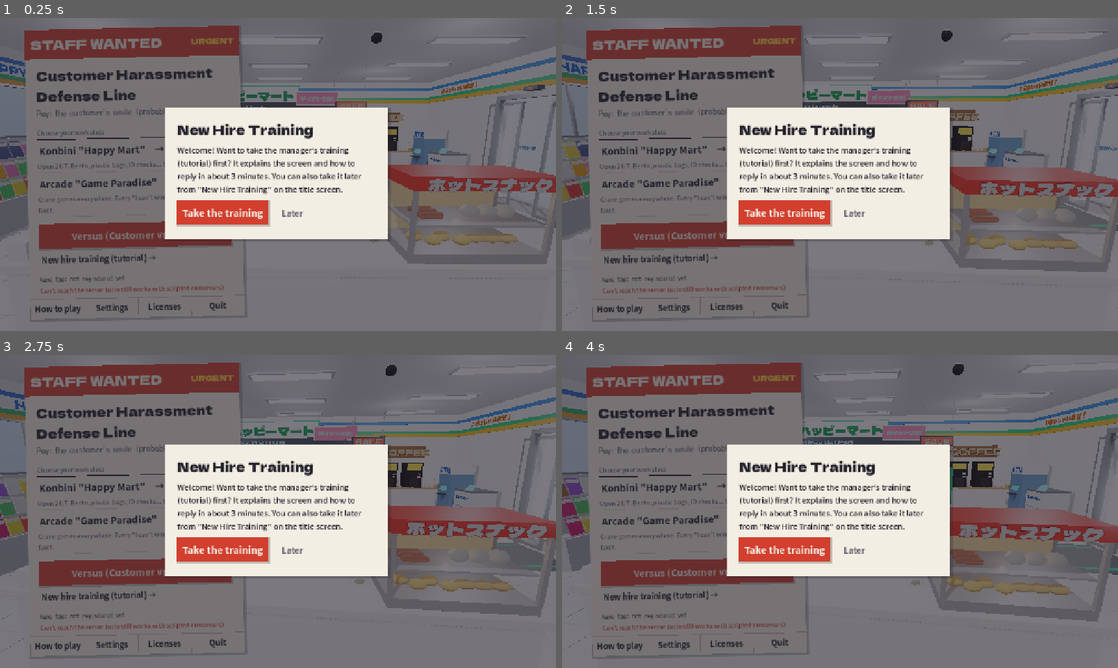
Above: before the commit, frames 1-4 (two rows, left to right).
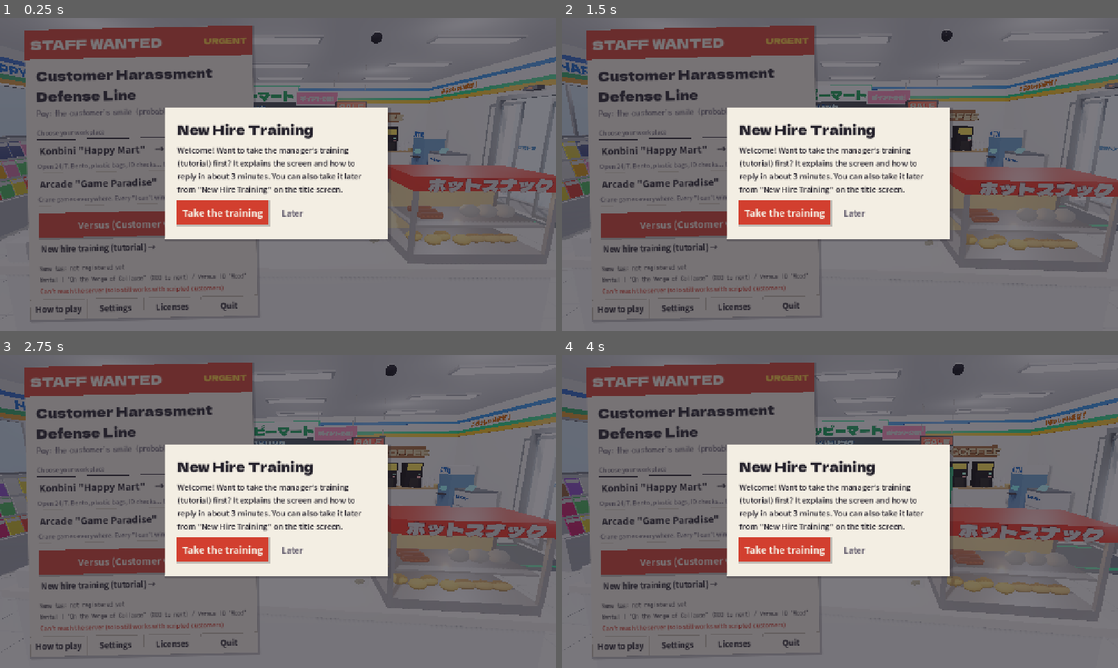
Above: after the commit, the same moments.

Repository: chirk2926/cus-hara
Game: Godot game, scene res://scenes/main.tscn
Same seed, same stepped clock (60 frames per second), same inputs: the game is played once before the commit and once after it.
Inputs:
- Up to frame 1 (0.25 s): no input
- Up to frame 2 (1.5 s): click "Versus (Customer vs Clerk)" at 0.5 s; click "Settings" at 1.25 s
- Up to frame 3 (2.75 s): click "Arcade 'Game Paradise' →" at 2 s
- Up to frame 4 (4 s): click "Arcade 'Game Paradise' →" at 2.75 s; click "Konbini 'Happy Mart' →" at 3.5 s

The runs differ from the first frame. In frame 1, 3.5% of the frame differs, in the area x 6-47%, y 2-97%; in frame 2, 3.5%; in frame 3, 3.5%; in frame 4, 3.5%.

Commit message:
メンタルランク（A: 通常モード・経験値、B: 素材型・対戦のレート）を追加。タイトル・ロビー・タイムカード・対戦の結果に表示 [shots]
- 1〜20。A はシフトの経験値（仮: 200＋合計点）、B はレート（仮: 1000で10、60ごとに1）
- 名前は英語・中国語にも訳した
- docs/SPEC.md 17節、REQUIREMENTS_LOG #72

Co-Authored-By: Claude Opus 5.5 <noreply@anthropic.com>
Claude-Session: https://claude.ai/code/session_01JYwB7s6GDQVgQByaD9m4SW

Diff:
--- a/data/i18n/en.json
+++ b/data/i18n/en.json
@@ -419,5 +419,50 @@
 	"新人": "Rookie",
 	"出勤": "Clock in",
 	"退勤": "Clock out",
-	"自称ハタチ": "The \"Totally 20\" Kid"
+	"自称ハタチ": "The \"Totally 20\" Kid",
+	"崩壊寸前": "On the Verge of Collapse",
+	"限界ギリギリ": "At the Breaking Point",
+	"ボロボロ": "Worn to Shreds",
+	"絶不調": "Total Slump",
+	"ぐらつき": "Wobbly",
+	"ビクビク": "Jumpy",
+	"動揺": "Shaken",
+	"ざわつき": "Uneasy",
+	"ぎこちない": "Awkward",
+	"まずまず": "So-So",
+	"平常心": "Composed",
+	"落ち着き": "Calm",
+	"安定": "Steady",
+	"しなやか": "Resilient",
+	"堅実": "Solid",
+	"動じない": "Unshakable",
+	"不屈": "Indomitable",
+	"鋼の心": "Heart of Steel",
+	"明鏡止水": "Still Water, Clear Mirror",
+	"悟り": "Enlightened",
+	"豆腐": "Tofu",
+	"綿あめ": "Cotton Candy",
+	"プリン": "Pudding",
+	"薄氷": "Thin Ice",
+	"ガラス": "Glass",
+	"紙": "Paper",
+	"粘土": "Clay",
+	"ゴム": "Rubber",
+	"竹": "Bamboo",
+	"木": "Wood",
+	"石": "Stone",
+	"レンガ": "Brick",
+	"銅": "Copper",
+	"鉄": "Iron",
+	"鋼鉄": "Steel",
+	"チタン": "Titanium",
+	"ミスリル": "Mithril",
+	"オリハルコン": "Orichalcum",
+	"ダイヤモンド": "Diamond",
+	"アダマンタイト": "Adamantite",
+	"（次まで %d）": " (%d to next)",
+	"（MAX）": " (MAX)",
+	"メンタル %d「%s」%s ／ 対戦 %d「%s」": "Mental %d \"%s\"%s / Versus %d \"%s\"",
+	"メンタル %d「%s」": "Mental %d \"%s\"",
+	"メンタルランクアップ！": "Mental rank up!"
 }
--- a/data/i18n/zh.json
+++ b/data/i18n/zh.json
@@ -419,5 +419,50 @@
 	"新人": "新人",
 	"出勤": "上班",
 	"退勤": "下班",
-	"自称ハタチ": "自称二十岁"
+	"自称ハタチ": "自称二十岁",
+	"崩壊寸前": "濒临崩溃",
+	"限界ギリギリ": "极限边缘",
+	"ボロボロ": "遍体鳞伤",
+	"絶不調": "状态极差",
+	"ぐらつき": "摇摇欲坠",
+	"ビクビク": "提心吊胆",
+	"動揺": "心神不宁",
+	"ざわつき": "心绪不安",
+	"ぎこちない": "手足无措",
+	"まずまず": "还算凑合",
+	"平常心": "平常心",
+	"落ち着き": "沉着",
+	"安定": "稳定",
+	"しなやか": "柔韧",
+	"堅実": "踏实",
+	"動じない": "不为所动",
+	"不屈": "不屈",
+	"鋼の心": "钢铁之心",
+	"明鏡止水": "心如止水",
+	"悟り": "大彻大悟",
+	"豆腐": "豆腐",
+	"綿あめ": "棉花糖",
+	"プリン": "布丁",
+	"薄氷": "薄冰",
+	"ガラス": "玻璃",
+	"紙": "纸",
+	"粘土": "黏土",
+	"ゴム": "橡胶",
+	"竹": "竹子",
+	"木": "木头",
+	"石": "石头",
+	"レンガ": "砖块",
+	"銅": "铜",
+	"鉄": "铁",
+	"鋼鉄": "钢铁",
+	"チタン": "钛",
+	"ミスリル": "秘银",
+	"オリハルコン": "山铜",
+	"ダイヤモンド": "钻石",
+	"アダマンタイト": "精金",
+	"（次まで %d）": "（距下一级 %d）",
+	"（MAX）": "（MAX）",
+	"メンタル %d「%s」%s ／ 対戦 %d「%s」": "心态 %d“%s”%s ／ 对战 %d“%s”",
+	"メンタル %d「%s」": "心态 %d“%s”",
+	"メンタルランクアップ！": "心态等级提升！"
 }
--- a/scripts/game_settings.gd
+++ b/scripts/game_settings.gd
@@ -60,6 +60,21 @@
 ## クレーンゲームの店の設定（要件#55）。"power"（パワー設定。既定）| "prob"（確率設定）と、ペイアウト率 10〜80%
 var crane_mode: String = "power"
 var crane_payout: int = 30
+## メンタルランク（要件#72）。1〜20。
+## A（通常モード）: シフトをこなすと経験値がたまって上がる。B（素材型・対戦）: レーティングから決まる（最初の 1000 で 10）
+const MENTAL_A: Array = ["崩壊寸前", "限界ギリギリ", "ボロボロ", "絶不調", "ぐらつき", "ビクビク", "動揺", "ざわつき", "ぎこちない", "まずまず",
+	"平常心", "落ち着き", "安定", "しなやか", "堅実", "動じない", "不屈", "鋼の心", "明鏡止水", "悟り"]
+const MENTAL_B: Array = ["豆腐", "綿あめ", "プリン", "薄氷", "ガラス", "紙", "粘土", "ゴム", "竹", "木",
+	"石", "レンガ", "銅", "鉄", "鋼鉄", "チタン", "ミスリル", "オリハルコン", "ダイヤモンド", "アダマンタイト"]
+## 【仮の値】A の各ランクに必要な経験値の合計（ランク n になるのに MENTAL_XP[n-1] 以上）。後で調整する
+const MENTAL_XP: Array = [0, 800, 1800, 3000, 4400, 6000, 7800, 9800, 12000, 14400,
+	17000, 19800, 22800, 26000, 29400, 33000, 36800, 40800, 45000, 49400]
+## 【仮の値】1シフトでもらえる経験値 = 最後まで出た分 + 合計点（マイナスは 0）
+const MENTAL_XP_SHIFT: int = 200
+## 【仮の値】B: レート 1000 で 10、レート 60 ごとに 1 つ上下
+const MENTAL_B_BASE_RATING: int = 1000
+const MENTAL_B_STEP: int = 60
+var mental_xp: int = 0
 ## チュートリアル（要件#53）を一度でも終えた／断ったか
 var tutorial_seen: bool = false
 ## 起動引数 --resolution で大きさを決めたとき（テスト・スクリーンショット）は、保存した解像度で上書きしない
@@ -149,6 +164,7 @@
 		crane_mode = "power"
 	crane_payout = clampi(int(cfg.get_value("play", "crane_payout", 30)), 10, 80)
 	tutorial_seen = bool(cfg.get_value("play", "tutorial_seen", false))
+	mental_xp = maxi(0, int(cfg.get_value("play", "mental_xp", 0)))
 	if not RESOLUTIONS.any(func(r: Array) -> bool: return str(r[0]) == resolution):
 		resolution = "auto"
 	var hs: Variant = cfg.get_value("score", "high_scores", {})
@@ -174,6 +190,7 @@
 	cfg.set_value("play", "crane_mode", crane_mode)
 	cfg.set_value("play", "crane_payout", crane_payout)
 	cfg.set_value("play", "tutorial_seen", tutorial_seen)
+	cfg.set_value("play", "mental_xp", mental_xp)
 	cfg.set_value("score", "high_scores", high_scores)
 	cfg.save(_path())
 
@@ -241,6 +258,49 @@
 
 
 ## 怒りの上がる速さにかける倍率（1人用とフレンド対戦）
+## メンタルランク A（通常モード）。1〜20
+func mental_rank() -> int:
+	return mental_rank_for_xp(mental_xp)
+
+
+static func mental_rank_for_xp(xp: int) -> int:
+	var r: int = 1
+	for i in range(MENTAL_XP.size()):
+		if xp >= int(MENTAL_XP[i]):
+			r = i + 1
+	return r
+
+
+## シフトの結果で経験値を足す。戻り値 {"before", "after", "gain"}
+func add_mental_xp(total: int) -> Dictionary:
+	var before: int = mental_rank()
+	var gain: int = MENTAL_XP_SHIFT + maxi(0, total)
+	mental_xp += gain
+	save_settings()
+	return {"before": before, "after": mental_rank(), "gain": gain}
+
+
+## 次のランクまでの経験値（MAX なら -1）
+func mental_xp_to_next() -> int:
+	var r: int = mental_rank()
+	if r >= MENTAL_XP.size():
+		return -1
+	return int(MENTAL_XP[r]) - mental_xp
+
+
+## メンタルランク B（対戦。素材型）: レーティングから決まる
+static func mental_rank_b(rating: int) -> int:
+	return clampi(10 + int(floor(float(rating - MENTAL_B_BASE_RATING) / float(MENTAL_B_STEP))), 1, 20)
+
+
+func mental_name_a(rank: int) -> String:
+	return tr(str(MENTAL_A[clampi(rank, 1, 20) - 1]))
+
+
+func mental_name_b(rank: int) -> String:
+	return tr(str(MENTAL_B[clampi(rank, 1, 20) - 1]))
+
+
 ## 店の売上・レビュー・「取れない」クレームの出やすさに効くペイアウト率。確率設定でないときは既定の 30%
 func effective_payout() -> int:
 	return crane_payout if crane_mode == "prob" else 30
--- a/scripts/main.gd
+++ b/scripts/main.gd
@@ -61,6 +61,7 @@
 var _title: Control = null
 var _sheet: Control = null
 var _profile_label: Label = null
+var _mental_label: Label = null
 var _server_label: Label = null
 var _lobby_status: Label = null
 var _lobby_code: Label = null
@@ -710,6 +711,12 @@
 		_profile_label.text = tr("名札: まだ登録されていません")
 	else:
 		_profile_label.text = tr("名札: %s　レート %d（%s）") % [str(p.get("name", "")), int(p.get("rating", 1000)), tr(str(p.get("rank", "")))]
+	if _mental_label != null:
+		var ra: int = GameSettings.mental_rank()
+		var rb: int = GameSettings.mental_rank_b(int(p.get("rating", 1000)))
+		var nxt: int = GameSettings.mental_xp_to_next()
+		var next_text: String = (tr("（次まで %d）") % nxt) if nxt >= 0 else tr("（MAX）")
+		_mental_label.text = tr("メンタル %d「%s」%s ／ 対戦 %d「%s」") % [ra, GameSettings.mental_name_a(ra), next_text, rb, GameSettings.mental_name_b(rb)]
 	if _server_info.has("error"):
 		_server_label.text = tr("サーバーにつながりません（1人用は台本で遊べます）")
 		_server_label.add_theme_color_override("font_color", UI.SHU)
@@ -785,6 +792,9 @@
 	b.add_child(UI.gap(8))
 	_profile_label = UI.text("", UI.S_SMALL, UI.INK, UI.F_DOT)
 	b.add_child(_profile_label)
+	# メンタルランク（要件#72）: A（通常）と B（対戦・素材型）
+	_mental_label = UI.text("", UI.S_SMALL, UI.INK, UI.F_DOT)
+	b.add_child(_mental_label)
 	_server_label = UI.text("", UI.S_SMALL, UI.INK_SOFT)
 	b.add_child(_server_label)
 
@@ -1217,6 +1227,8 @@
 func _on_solo_finished(stage_id: String, results: Array, total: int) -> void:
 	var is_best: bool = GameSettings.submit_score(stage_id, total)
 	var rank: Array = rank_for(total)
+	# メンタルランク A の経験値（要件#72）
+	var mr: Dictionary = GameSettings.add_mental_xp(total)
 	sfx.play("win" if total >= 2400 else "lose")
 	var col: VBoxContainer = _open_sheet(580, "center", false, true)
 	col.add_theme_constant_override("separation", 6)
@@ -1268,6 +1280,15 @@
 	rk.add_child(UI.spacer())
 	if is_best:
 		rk.add_child(UI.text(tr("★ ハイスコア更新"), UI.S_BODY, UI.SHU, UI.F_BOLD))
+	var mrow: HBoxContainer = UI.hbox(12)
+	col.add_child(mrow)
+	var ra: int = int(mr["after"])
+	var rb0: int = int(mr["before"])
+	mrow.add_child(UI.text(tr("メンタル %d「%s」") % [ra, GameSettings.mental_name_a(ra)], UI.S_BODY, STAMP_INK, UI.F_DOT))
+	mrow.add_child(UI.text("+%d EXP" % int(mr["gain"]), UI.S_SMALL, UI.INK_SOFT, UI.F_DOT))
+	mrow.add_child(UI.spacer())
+	if ra > rb0:
+		mrow.add_child(UI.text(tr("メンタルランクアップ！"), UI.S_BODY, UI.SHU, UI.F_BOLD))
 	col.add_child(UI.gap(6))
 	var btns: HBoxContainer = UI.hbox(20)
 	col.add_child(btns)
@@ -1333,6 +1354,9 @@
 	head.add_child(UI.spacer())
 	var p: Dictionary = GameSettings.last_profile
 	head.add_child(UI.text(tr("あなた: %s　レート %d（%s）") % [str(p.get("name", GameSettings.player_name)), int(p.get("rating", 1000)), tr(str(p.get("rank", "")))], UI.S_BODY, UI.POP, UI.F_DOT))
+	# メンタルランク B（素材型。要件#72）
+	var mb: int = GameSettings.mental_rank_b(int(p.get("rating", 1000)))
+	head.add_child(UI.text(tr("メンタル %d「%s」") % [mb, GameSettings.mental_name_b(mb)], UI.S_BODY, UI.PAPER, UI.F_DOT))
 
 	# 形式（文字・音声）
 	var fmt_row: HBoxContainer = UI.hbox(8)
@@ -1518,6 +1542,9 @@
 	_receipt_rule(col)
 	if str(summary.get("kind", "")) == "ranked":
 		_receipt_line(col, tr("レート"), "%d → %d" % [int(summary.get("rating_before", 0)), int(summary.get("rating_after", 0))], UI.S_LEAD)
+		var b0: int = GameSettings.mental_rank_b(int(summary.get("rating_before", 1000)))
+		var b1: int = GameSettings.mental_rank_b(int(summary.get("rating_after", 1000)))
+		_receipt_line(col, tr("メンタル"), "%s → %s" % [GameSettings.mental_name_b(b0), GameSettings.mental_name_b(b1)], UI.S_BODY, UI.SHU if b1 > b0 else UI.INK)
 		_receipt_line(col, "", "%+d" % int(summary.get("rating_delta", 0)), UI.S_LEAD, UI.SHU if int(summary.get("rating_delta", 0)) >= 0 else UI.INK)
 		_receipt_line(col, tr("ランク"), tr(str(summary.get("rank", ""))))
 		match str(summary.get("rating_note", "")):
Not shown, changed: docs/REQUIREMENTS_LOG.md
Not shown, changed: docs/SPEC.md
